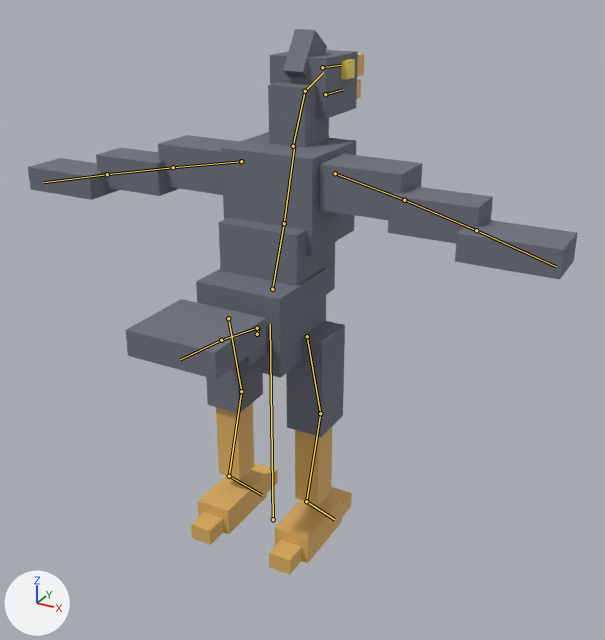
A saved change to the glTF model assets/enemies/bird_01/bird_rigged.glb.
Camera for both pictures: a camera (50 mm lens) standing at (1.311, -2.162, 1.905) and looking at (0.067, 0.1, 0.774). The lights are fixed; the arrows at lower left show +X, +Y and +Z. The older version comes first. The bones that bend it are drawn over the model as lines.

The first picture shows 'GEO-bird_body'.
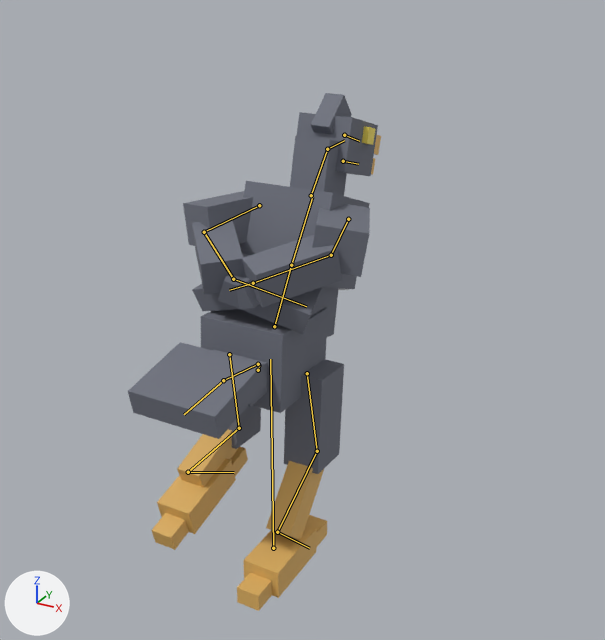
Commit message: T11b: 接入鸟敌人（bird.tscn + bird_test.tscn + verify_enemy_bird）+ 7 段 GLB（新增 Run）

The newer file adds an action. The first version stands in its rest pose; the second is drawn at frame 3 of the action 'Run'.

What changed in the scene script:
```text
Change bone_root:
    where bone_root = bpy.data.objects['ARM-bird_rig'].pose.bones['root']
    bone_root.location: (0.0, 0.0, 0.0) -> (0.0, -0.13, 0.0)
Change bone_hips:
    where bone_hips = bpy.data.objects['ARM-bird_rig'].pose.bones['hips']  # child of 'root'
    bone_hips.rotation_quaternion: (1.0, 0.0, 0.0, 0.0) -> (0.999, -0.035, 0.0, 0.0)  # degrees (0, 0, 0) -> degrees (-4, 0, 0)
Change bone_leg_lower_l:
    where bone_leg_lower_l = bpy.data.objects['ARM-bird_rig'].pose.bones['leg_lower.L']  # child of 'leg_upper.L'
    bone_leg_lower_l.rotation_quaternion: (1.0, 0.0, 0.0, 0.0) -> (0.946, -0.326, 0.0, 0.0)  # degrees (0, 0, 0) -> degrees (-38, 0, 0)
Change bone_leg_foot_l:
    where bone_leg_foot_l = bpy.data.objects['ARM-bird_rig'].pose.bones['leg_foot.L']  # child of 'leg_lower.L'
    bone_leg_foot_l.rotation_quaternion: (1.0, 0.0, 0.0, 0.0) -> (0.934, 0.358, 0.0, 0.0)  # degrees (0, 0, 0) -> degrees (42, 0, 0)
Change bone_leg_lower_r:
    where bone_leg_lower_r = bpy.data.objects['ARM-bird_rig'].pose.bones['leg_lower.R']  # child of 'leg_upper.R'
    bone_leg_lower_r.rotation_quaternion: (1.0, 0.0, 0.0, 0.0) -> (0.834, -0.552, 0.0, 0.0)  # degrees (0, 0, 0) -> degrees (-67, 0, 0)
Change bone_leg_foot_r:
    where bone_leg_foot_r = bpy.data.objects['ARM-bird_rig'].pose.bones['leg_foot.R']  # child of 'leg_lower.R'
    bone_leg_foot_r.rotation_quaternion: (1.0, 0.0, 0.0, 0.0) -> (0.737, 0.676, 0.0, 0.0)  # degrees (0, 0, 0) -> degrees (85, 0, 0)
Change bone_spine:
    where bone_spine = bpy.data.objects['ARM-bird_rig'].pose.bones['spine']  # child of 'hips'
    bone_spine.rotation_quaternion: (1.0, 0.0, 0.0, 0.0) -> (0.998, -0.061, 0.0, 0.0)  # degrees (0, 0, 0) -> degrees (-7, 0, 0)
Change bone_chest:
    where bone_chest = bpy.data.objects['ARM-bird_rig'].pose.bones['chest']  # child of 'spine'
    bone_chest.rotation_quaternion: (1.0, 0.0, 0.0, 0.0) -> (0.997, -0.078, 0.0, 0.0)  # degrees (0, 0, 0) -> degrees (-9, 0, 0)
Change bone_neck:
    where bone_neck = bpy.data.objects['ARM-bird_rig'].pose.bones['neck']  # child of 'chest'
    bone_neck.rotation_quaternion: (1.0, 0.0, 0.0, 0.0) -> (0.999, 0.052, 0.0, 0.0)  # degrees (0, 0, 0) -> degrees (6, 0, 0)
Change bone_head:
    where bone_head = bpy.data.objects['ARM-bird_rig'].pose.bones['head']  # child of 'neck'
    bone_head.rotation_quaternion: (1.0, 0.0, 0.0, 0.0) -> (1.0, -0.017, 0.0, 0.0)  # degrees (0, 0, 0) -> degrees (-2, 0, 0)
Change bone_wing_01_l:
    where bone_wing_01_l = bpy.data.objects['ARM-bird_rig'].pose.bones['wing_01.L']  # child of 'chest'
    bone_wing_01_l.rotation_quaternion: (1.0, 0.0, 0.0, 0.0) -> (0.836, -0.242, 0.145, -0.47)  # degrees (0, 0, 0) -> degrees (-33, 1, -59)
Change bone_wing_02_l:
    where bone_wing_02_l = bpy.data.objects['ARM-bird_rig'].pose.bones['wing_02.L']  # child of 'wing_01.L'
    bone_wing_02_l.rotation_quaternion: (1.0, 0.0, 0.0, 0.0) -> (0.836, -0.257, 0.134, -0.465)  # degrees (0, 0, 0) -> degrees (-34, -1, -58)
Change bone_wing_03_l:
    where bone_wing_03_l = bpy.data.objects['ARM-bird_rig'].pose.bones['wing_03.L']  # child of 'wing_02.L'
    bone_wing_03_l.rotation_quaternion: (1.0, 0.0, 0.0, 0.0) -> (0.836, -0.268, 0.137, -0.458)  # degrees (0, 0, 0) -> degrees (-35, -1, -57)
Change bone_wing_01_r:
    where bone_wing_01_r = bpy.data.objects['ARM-bird_rig'].pose.bones['wing_01.R']  # child of 'chest'
    bone_wing_01_r.rotation_quaternion: (1.0, 0.0, 0.0, 0.0) -> (0.836, -0.242, -0.145, 0.47)  # degrees (0, 0, 0) -> degrees (-33, -1, 59)
Change bone_wing_02_r:
    where bone_wing_02_r = bpy.data.objects['ARM-bird_rig'].pose.bones['wing_02.R']  # child of 'wing_01.R'
    bone_wing_02_r.rotation_quaternion: (1.0, 0.0, 0.0, 0.0) -> (0.836, -0.257, -0.134, 0.465)  # degrees (0, 0, 0) -> degrees (-34, 1, 58)
Change bone_wing_03_r:
    where bone_wing_03_r = bpy.data.objects['ARM-bird_rig'].pose.bones['wing_03.R']  # child of 'wing_02.R'
    bone_wing_03_r.rotation_quaternion: (1.0, 0.0, 0.0, 0.0) -> (0.836, -0.268, -0.137, 0.458)  # degrees (0, 0, 0) -> degrees (-35, 1, 57)
Change bone_tail_01:
    where bone_tail_01 = bpy.data.objects['ARM-bird_rig'].pose.bones['tail_01']  # child of 'hips'
    bone_tail_01.rotation_quaternion: (1.0, 0.0, 0.0, 0.0) -> (0.999, 0.052, 0.0, 0.0)  # degrees (0, 0, 0) -> degrees (6, 0, 0)
Change bone_tail_02:
    where bone_tail_02 = bpy.data.objects['ARM-bird_rig'].pose.bones['tail_02']  # child of 'tail_01'
    bone_tail_02.rotation_quaternion: (1.0, 0.0, 0.0, 0.0) -> (0.997, 0.078, 0.0, 0.0)  # degrees (0, 0, 0) -> degrees (9, 0, 0)
```

Changed parts and their boxes [x1, y1, x2, y2] in the pictures (605 x 640 px):
'GEO-bird_body', posed (54% narrower): before [28, 29, 578, 575]; after [128, 93, 381, 611]
bone 'root', root to tip: before (273, 519) to (270, 324); after (273, 548) to (270, 359)
bone 'hips', root to tip: before (257, 334) to (259, 328); after (258, 370) to (260, 364)
bone 'leg_lower.L', root to tip: before (320, 413) to (306, 501); after (317, 451) to (277, 532)
bone 'leg_foot.L', root to tip: before (306, 501) to (334, 519); after (277, 532) to (309, 548)
bone 'leg_lower.R', root to tip: before (241, 391) to (229, 476); after (239, 428) to (188, 472)
bone 'leg_foot.R', root to tip: before (229, 476) to (262, 495); after (188, 472) to (234, 472)
bone 'spine', root to tip: before (272, 289) to (284, 223); after (274, 326) to (291, 265)
bone 'chest', root to tip: before (284, 223) to (294, 146); after (291, 265) to (312, 197)
bone 'neck', root to tip: before (293, 146) to (305, 91); after (311, 195) to (327, 149)
bone 'head', root to tip: before (305, 91) to (323, 72); after (327, 149) to (344, 140)
bone 'wing_01.L', root to tip: before (335, 173) to (404, 200); after (348, 219) to (331, 255)
bone 'wing_02.L', root to tip: before (404, 200) to (476, 230); after (331, 255) to (253, 283)
bone 'wing_03.L', root to tip: before (476, 230) to (556, 266); after (253, 283) to (229, 290)
bone 'wing_01.R', root to tip: before (241, 161) to (173, 167); after (259, 205) to (204, 232)
bone 'wing_02.R', root to tip: before (173, 167) to (107, 174); after (204, 232) to (233, 279)
bone 'wing_03.R', root to tip: before (107, 174) to (43, 182); after (233, 279) to (306, 306)
bone 'tail_01', root to tip: before (257, 328) to (221, 340); after (258, 364) to (223, 380)
bone 'tail_02', root to tip: before (221, 340) to (180, 359); after (223, 380) to (184, 414)
